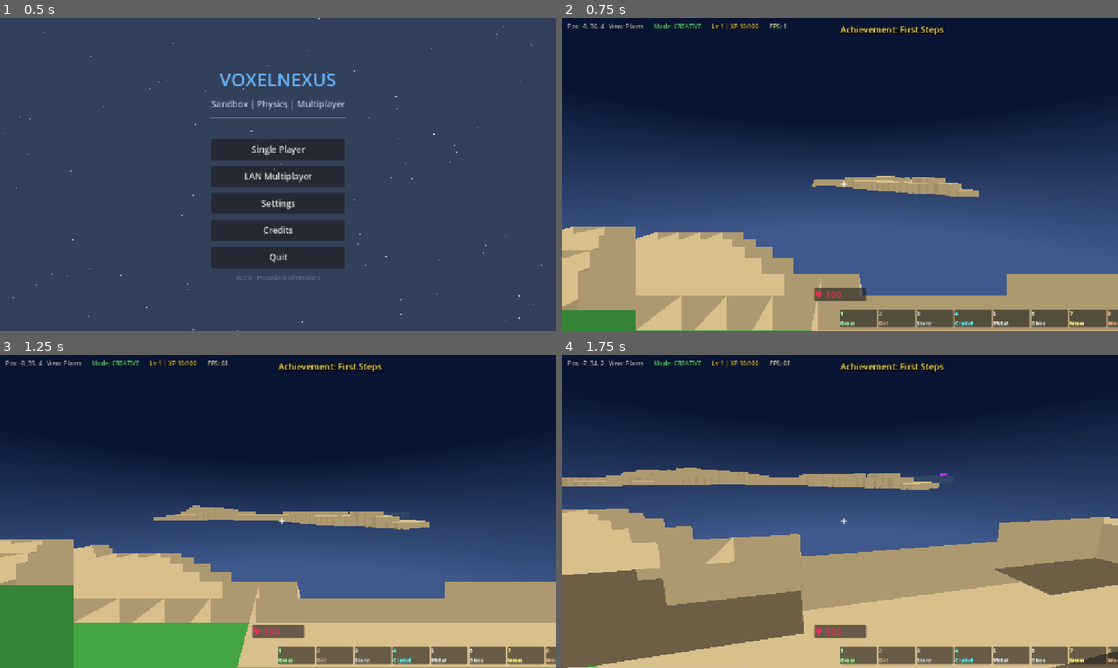
Above: before the commit, frames 1-4 (two rows, left to right).
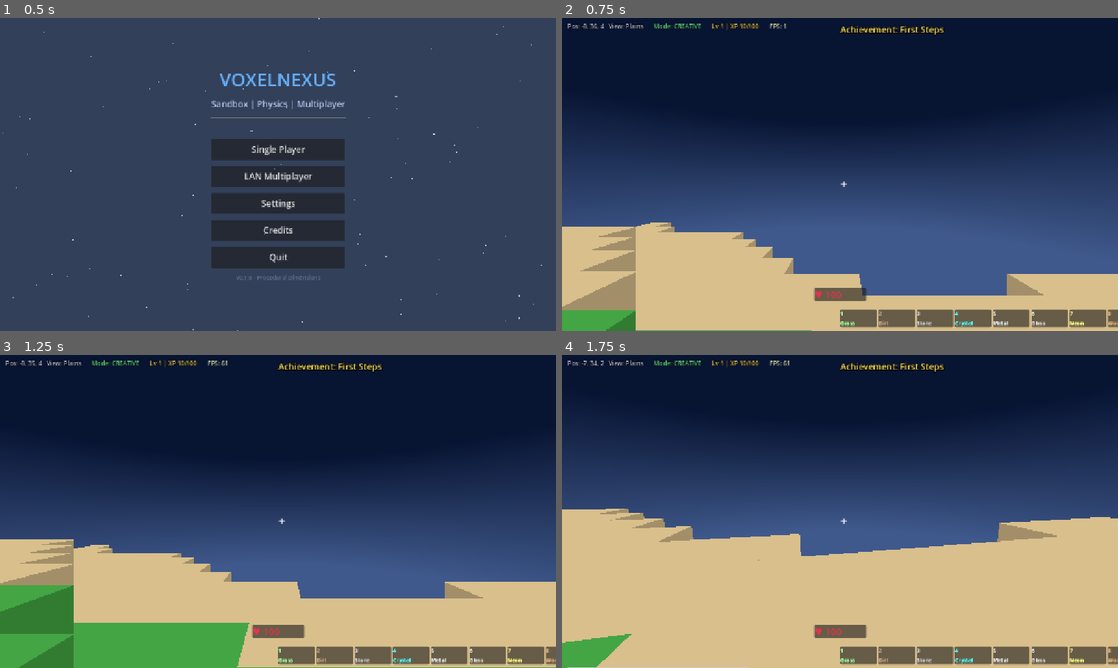
Above: after the commit, the same moments.

Repository: MagicDippyEgg/VoxelNexus
Game: Godot game, scene res://scenes/main_menu/main_menu.tscn
Same seed, same stepped clock (60 frames per second), same inputs: the game is played once before the commit and once after it.
Inputs (mouse positions are in pixels of both pictures, inside the frame that each line leads up to):
- Up to frame 1 (0.5 s): no input
- Up to frame 2 (0.75 s): click "Single Player" at 0.5 s
- Up to frame 3 (1.25 s): no input
- Up to frame 4 (1.75 s): move the mouse to (867, 511) at 1.27 s; hold W (move_forward) from 1.28 s (still down); hold T (chat) from 1.28 s (still down); click (867, 511) at 1.42 s; tap Space (jump) at 1.52 s; tap R (toggle_flight) at 1.55 s

Frame 1 is identical in both runs. In frame 2, 12% of the frame differs, in the area x 0-100%, y 50-100%; in frame 3, 12%; in frame 4, 27%, in the area x 0-100%, y 36-100%.

Commit message:
fix(render+opt+mobile): opaque chunks stop top-seam bleeding, frustum-cull far chunks, add touch controls
- Chunk material is now fully opaque (no TRANSPARENCY_ALPHA), which removes
  the transparent-pass re-sort that bled side/neighbor faces through block tops.
- Chunk columns are only generated when inside the camera frustum; a 1-chunk
  core radius is always loaded so the player can never fall through the world
  while waiting on generation.
- Mobile: virtual joystick + NEXT BLOCK/FLY/PLACE/MINE/JUMP buttons, touch
  hold-to-mine/place, ScreenDrag camera look, mouse capture disabled on mobile,
  display-only HUD controls ignore the mouse.
- Remove invalid pan_stereo assignment (AudioStreamPlayer) that errored on 4.4.

Diff:
--- a/autoload/audio_manager.gd
+++ b/autoload/audio_manager.gd
@@ -50,11 +50,10 @@
 	wav.data = data
 	return wav
 
-func play_sfx(frequency: float = 440.0, duration: float = 0.1, volume: float = 0.3, pan: float = 0.0) -> void:
+func play_sfx(frequency: float = 440.0, duration: float = 0.1, volume: float = 0.3) -> void:
 	var freq := frequency * (0.9 + _rng.randf() * 0.2)
 	var wav := _make_tone(freq, duration, volume)
 	sfx_player.stream = wav
-	sfx_player.pan_stereo = pan
 	sfx_player.play()
 
 func play_block_break(block_id: int) -> void:
--- a/autoload/world_manager.gd
+++ b/autoload/world_manager.gd
@@ -16,6 +16,7 @@
 
 const CHUNK_SIZE := 16
 const RENDER_DISTANCE := 6
+const CORE_RADIUS := 1
 const UNLOAD_DISTANCE := 8
 
 var world_seed: int = 1337
--- a/scenes/game/game.gd
+++ b/scenes/game/game.gd
@@ -3,6 +3,7 @@
 const BlockTypes := preload("res://scripts/voxel/block_types.gd")
 const UITheme := preload("res://scenes/ui_theme.gd")
 const PlayerScript := preload("res://scripts/player/player.gd")
+const TouchJoystick := preload("res://scripts/ui/touch_joystick.gd")
 
 var world: Node3D
 var players_node: Node3D
@@ -149,8 +150,9 @@
 	player.global_position = WorldManager.get_spawn_point()
 	if peer_id == multiplayer.get_unique_id():
 		player.camera.current = true
-		Input.set_mouse_mode(Input.MOUSE_MODE_CAPTURED)
-		player.mouse_captured = true
+		if not _is_mobile():
+			Input.set_mouse_mode(Input.MOUSE_MODE_CAPTURED)
+			player.mouse_captured = true
 
 	player.set_name_label(name)
 	player.set_is_local_player(peer_id == multiplayer.get_unique_id())
@@ -209,10 +211,26 @@
 	for o in range(1, WorldManager.RENDER_DISTANCE + 1):
 		xz_order.append(o)
 		xz_order.append(-o)
+
+	# Only generate columns the camera can actually see (skip everything behind
+	# the near/other frustum planes) so we don't mesh invisible geometry.
+	var frustum: Array = []
+	if is_instance_valid(local_player.camera):
+		frustum = local_player.camera.get_frustum()
+
 	var loaded_this_frame := 0
 	for x in xz_order:
-		for y in range(0, 5):
-			for z in xz_order:
+		for z in xz_order:
+			# Never skip the few columns the player is standing in/near, even if
+			# the camera isn't looking at their corners (tall AABBs can bench
+			# every corner outside the view cone). Only frustum-cull far columns.
+			if absi(x) > WorldManager.CORE_RADIUS or absi(z) > WorldManager.CORE_RADIUS:
+				if frustum.size() > 0:
+					var minp := Vector3((center.x + x) * WorldManager.CHUNK_SIZE, 0, (center.z + z) * WorldManager.CHUNK_SIZE)
+					var maxp := Vector3(minp.x + WorldManager.CHUNK_SIZE, 96, minp.z + WorldManager.CHUNK_SIZE)
+					if not _aabb_in_frustum(frustum, minp, maxp):
+						continue
+			for y in range(0, 5):
 				if loaded_this_frame >= 8:
 					return
 				var cp := center + Vector3i(x, y, z)
@@ -226,6 +244,20 @@
 		var max_axis := maxi(abs(d.x), maxi(abs(d.y), abs(d.z)))
 		if max_axis > WorldManager.RENDER_DISTANCE + 1:
 			WorldManager.unload_chunk(cp)
+
+func _aabb_in_frustum(frustum: Array, minp: Vector3, maxp: Vector3) -> bool:
+	for x in [minp.x, maxp.x]:
+		for y in [minp.y, maxp.y]:
+			for z in [minp.z, maxp.z]:
+				var p := Vector3(x, y, z)
+				var inside := true
+				for pl in frustum:
+					if pl.distance_to(p) < 0.0:
+						inside = false
+						break
+				if inside:
+					return true
+	return false
 
 func _update_hud(delta: float) -> void:
 	if not hud or not local_player:
@@ -303,6 +335,7 @@
 	top_bar.offset_left = 12
 	top_bar.offset_right = -12
 	top_bar.add_theme_constant_override("separation", 24)
+	top_bar.mouse_filter = Control.MOUSE_FILTER_IGNORE
 	ui_root.add_child(top_bar)
 
 	position_label = Label.new()
@@ -337,6 +370,7 @@
 	health_panel.offset_top = -100
 	health_panel.offset_left = -60
 	health_panel.offset_right = 60
+	health_panel.mouse_filter = Control.MOUSE_FILTER_IGNORE
 	ui_root.add_child(health_panel)
 	health_label = Label.new()
 	health_label.text = "♥ 100"
@@ -351,6 +385,7 @@
 	hotbar.offset_top = -50
 	hotbar.alignment = BoxContainer.ALIGNMENT_CENTER
 	hotbar.add_theme_constant_override("separation", 4)
+	hotbar.mouse_filter = Control.MOUSE_FILTER_IGNORE
 	ui_root.add_child(hotbar)
 
 	for i in range(PlayerScript.HOTBAR_BLOCKS.size()):
@@ -374,6 +409,7 @@
 	chat_margin.offset_left = 12
 	chat_margin.custom_minimum_size = Vector2(420, 140)
 	chat_margin.size_flags_vertical = Control.SIZE_SHRINK_END
+	chat_margin.mouse_filter = Control.MOUSE_FILTER_IGNORE
 	ui_root.add_child(chat_margin)
 
 	chat_history = Label.new()
@@ -397,6 +433,7 @@
 	hotbar_hint.horizontal_alignment = HORIZONTAL_ALIGNMENT_CENTER
 	hotbar_hint.add_theme_font_size_override("font_size", 12)
 	hotbar_hint.add_theme_color_override("font_color", Color(1, 1, 1, 0.6))
+	hotbar_hint.mouse_filter = Control.MOUSE_FILTER_IGNORE
 	ui_root.add_child(hotbar_hint)
 
 	toast_label = Label.new()
@@ -407,10 +444,111 @@
 	toast_label.add_theme_color_override("font_color", Color(1.0, 0.9, 0.4))
 	toast_label.add_theme_color_override("font_outline_color", Color.BLACK)
 	toast_label.add_theme_constant_override("outline_size", 6)
+	toast_label.mouse_filter = Control.MOUSE_FILTER_IGNORE
 	ui_root.add_child(toast_label)
+
+	if _is_mobile():
+		_setup_touch_controls()
 
 	NetworkManager.chat_message_received.connect(on_chat_message)
 	add_message("[SERVER]", "Welcome to VoxelNexus! Seed: " + str(WorldManager.world_seed))
+
+func _is_mobile() -> bool:
+	return OS.has_feature("mobile") or DisplayServer.get_name().to_lower() in ["android", "ios"]
+
+func _setup_touch_controls() -> void:
+	var root: Control = hud.get_node("Root")
+
+	# Virtual movement joystick (bottom-left thumb zone)
+	var joy: Control = TouchJoystick.new()
+	joy.anchor_left = 0.0
+	joy.anchor_top = 1.0
+	joy.anchor_right = 0.0
+	joy.anchor_bottom = 1.0
+	joy.offset_left = 24
+	joy.offset_right = 210
+	joy.offset_top = -206
+	joy.offset_bottom = -24
+	joy.stick_moved.connect(_on_joy_stick)
+	root.add_child(joy)
+
+	# Action buttons (bottom-right thumb zone)
+	var box := VBoxContainer.new()
+	box.anchor_left = 1.0
+	box.anchor_top = 1.0
+	box.anchor_right = 1.0
+	box.anchor_bottom = 1.0
+	box.offset_left = -176
+	box.offset_right = -16
+	box.offset_top = -334
+	box.offset_bottom = -70
+	box.add_theme_constant_override("separation", 10)
+	box.mouse_filter = Control.MOUSE_FILTER_STOP
+	root.add_child(box)
+
+	var next_btn := Button.new()
+	next_btn.text = "NEXT BLOCK"
+	next_btn.custom_minimum_size = Vector2(0, 46)
+	next_btn.button_down.connect(_next_block)
+	box.add_child(next_btn)
+
+	var fly_btn := Button.new()
+	fly_btn.text = "FLY"
+	fly_btn.custom_minimum_size = Vector2(0, 46)
+	fly_btn.button_down.connect(func(): _dispatch_action("toggle_flight", true))
+	box.add_child(fly_btn)
+
+	var place_btn := Button.new()
+	place_btn.text = "PLACE"
+	place_btn.custom_minimum_size = Vector2(0, 46)
+	place_btn.button_down.connect(func():
+		if local_player:
+			local_player.touch_place = true)
+	place_btn.button_up.connect(func():
+		if local_player:
+			local_player.touch_place = false)
+	box.add_child(place_btn)
+
+	var mine_btn := Button.new()
+	mine_btn.text = "MINE"
+	mine_btn.custom_minimum_size = Vector2(0, 46)
+	mine_btn.button_down.connect(func():
+		if local_player:
+			local_player.touch_mine = true)
+	mine_btn.button_up.connect(func():
+		if local_player:
+			local_player.touch_mine = false)
+	box.add_child(mine_btn)
+
+	var jump_btn := Button.new()
+	jump_btn.text = "JUMP"
+	jump_btn.custom_minimum_size = Vector2(0, 46)
+	jump_btn.button_down.connect(func(): _dispatch_action("jump", true))
+	jump_btn.button_up.connect(func(): _dispatch_action("jump", false))
+	box.add_child(jump_btn)
+
+func _on_joy_stick(stick: Vector2) -> void:
+	_input_action("move_left", stick.x < -0.25)
+	_input_action("move_right", stick.x > 0.25)
+	_input_action("move_forward", stick.y < -0.25)
+	_input_action("move_back", stick.y > 0.25)
+
+func _input_action(action_name: String, pressed: bool) -> void:
+	if pressed:
+		Input.action_press(action_name)
+	else:
+		Input.action_release(action_name)
+
+func _dispatch_action(action_name: String, pressed: bool) -> void:
+	var ev := InputEventAction.new()
+	ev.action = action_name
+	ev.pressed = pressed
+	Input.parse_input_event(ev)
+
+func _next_block() -> void:
+	if local_player:
+		local_player.selected_slot = (local_player.selected_slot + 1) % local_player.HOTBAR_BLOCKS.size()
+		local_player.selected_slot_changed.emit(local_player.selected_slot)
 
 var position_label: Label
 var mode_label: Label
--- a/scripts/player/player.gd
+++ b/scripts/player/player.gd
@@ -25,6 +25,8 @@
 var is_flying := false
 var is_sprinting := false
 var mouse_captured := false
+var touch_mine := false
+var touch_place := false
 var health: float = 100.0
 var max_health := 100.0
 var alive := true
@@ -189,13 +191,18 @@
 		health_changed.emit(health)
 
 func is_platform_mobile() -> bool:
-	return DisplayServer.get_name() in ["Android", "iOS"]
+	return OS.has_feature("mobile") or DisplayServer.get_name().to_lower() in ["android", "ios"]
 
 func _unhandled_input(event: InputEvent) -> void:
 	if not _awake or not is_multiplayer_authority():
 		return
 
 	if event is InputEventMouseMotion and mouse_captured:
+		rotate_y(-event.relative.x * MOUSE_SENSITIVITY)
+		camera_pitch = clampf(camera_pitch - event.relative.y * MOUSE_SENSITIVITY, -1.45, 1.45)
+		camera.rotation.x = camera_pitch
+
+	if is_platform_mobile() and event is InputEventScreenDrag:
 		rotate_y(-event.relative.x * MOUSE_SENSITIVITY)
 		camera_pitch = clampf(camera_pitch - event.relative.y * MOUSE_SENSITIVITY, -1.45, 1.45)
 		camera.rotation.x = camera_pitch
@@ -249,6 +256,15 @@
 		_mine_cooldown = 0.18
 
 	if Input.is_mouse_button_pressed(MOUSE_BUTTON_RIGHT) and _build_cooldown <= 0:
+		_place_block()
+		_build_cooldown = 0.18
+
+	# Touch hold-to-use buttons (mobile)
+	if touch_mine and _mine_cooldown <= 0:
+		_mine_block()
+		_mine_cooldown = 0.18
+
+	if touch_place and _build_cooldown <= 0:
 		_place_block()
 		_build_cooldown = 0.18
 
--- /dev/null
+++ b/scripts/ui/touch_joystick.gd
@@ -0,0 +1,48 @@
+extends Control
+class_name TouchJoystick
+
+signal stick_moved(stick: Vector2)
+
+const RADIUS := 52.0
+
+var _touch_id := -1
+var _base := Vector2.ZERO
+var _knob := Vector2.ZERO
+
+func _ready() -> void:
+	mouse_filter = Control.MOUSE_FILTER_STOP
+
+func _notification(what: int) -> void:
+	if what == NOTIFICATION_RESIZED:
+		_base = size * 0.5
+		queue_redraw()
+
+func _draw() -> void:
+	if size == Vector2.ZERO:
+		return
+	draw_circle(_base, RADIUS, Color(1, 1, 1, 0.12))
+	draw_arc(_base, RADIUS, 0.0, TAU, 40, Color(1, 1, 1, 0.35), 3.0)
+	draw_circle(_base + _knob, 22, Color(1, 1, 1, 0.5))
+
+func _gui_input(event: InputEvent) -> void:
+	if event is InputEventScreenTouch:
+		var touch: InputEventScreenTouch = event
+		if touch.pressed and _touch_id == -1:
+			_touch_id = touch.index
+			_set_knob(_base)
+		elif not touch.pressed and touch.index == _touch_id:
+			_touch_id = -1
+			_set_knob(Vector2.ZERO)
+			stick_moved.emit(Vector2.ZERO)
+	elif event is InputEventScreenDrag:
+		var drag: InputEventScreenDrag = event
+		if drag.index == _touch_id:
+			var dir := drag.position - _base
+			if dir.length() > RADIUS:
+				dir = dir.normalized() * RADIUS
+			_set_knob(dir)
+			stick_moved.emit(dir / RADIUS)
+
+func _set_knob(knob: Vector2) -> void:
+	_knob = knob
+	queue_redraw()
--- a/scripts/voxel/chunk.gd
+++ b/scripts/voxel/chunk.gd
@@ -25,7 +25,6 @@
 		_block_mat.vertex_color_use_as_albedo = true
 		_block_mat.shading_mode = BaseMaterial3D.SHADING_MODE_UNSHADED
 		_block_mat.cull_mode = BaseMaterial3D.CULL_DISABLED
-		_block_mat.transparency = BaseMaterial3D.TRANSPARENCY_ALPHA
 	return _block_mat
 
 func _init() -> void:
